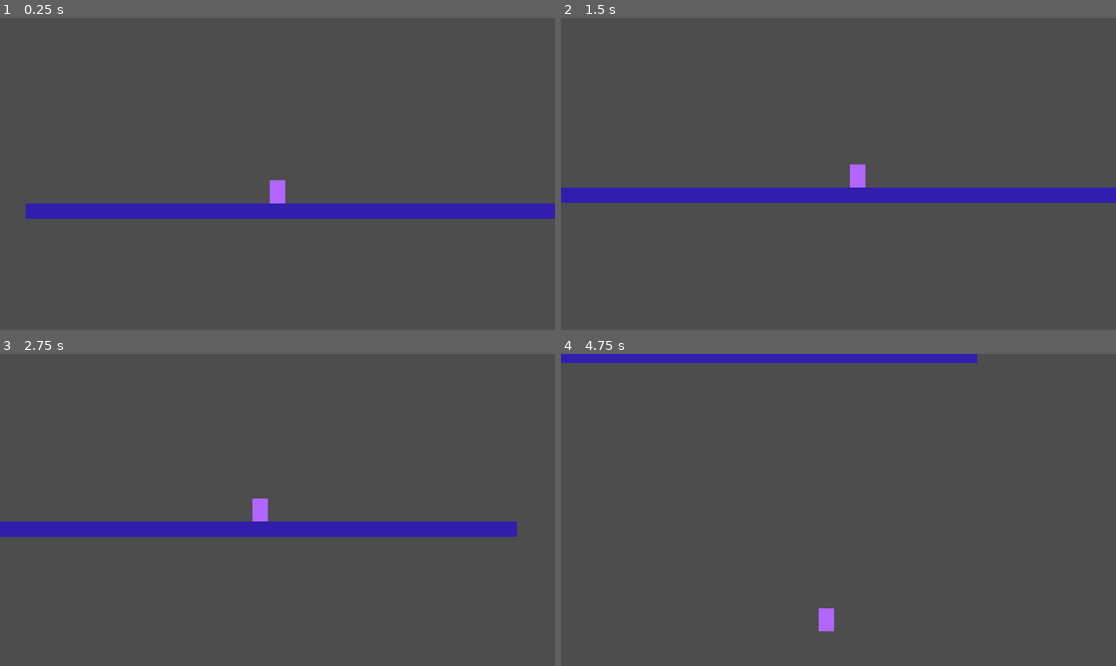
Above: before the commit, frames 1-4 (two rows, left to right).
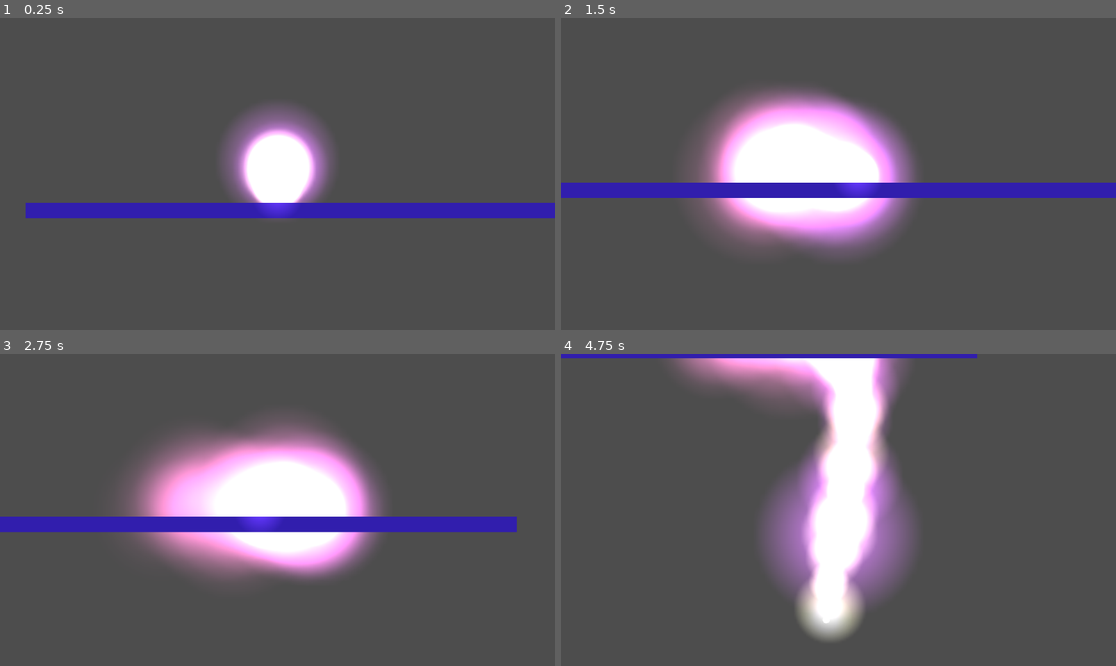
Above: after the commit, the same moments.

Repository: Ito-x/Zell
Game: Godot game, scene res://scenes/world/TestLevel.tscn
Same seed, same stepped clock (60 frames per second), same inputs: the game is played once before the commit and once after it. The project has no main scene, so this scene is started directly.
Inputs:
- Up to frame 1 (0.25 s): no input
- Up to frame 2 (1.5 s): hold D (move_right) from 0.53 s (still down); tap Space (jump) at 0.77 s
- Up to frame 3 (2.75 s): tap Space (jump) at 1.52 s; release D (move_right) at 2.03 s; hold A (move_left) from 2.03 s (still down)
- Up to frame 4 (4.75 s): release A (move_left) at 2.78 s; hold D (move_right) 2.78-4.28 s; tap Space (jump) at 3.02, 3.77, 4.52 s; hold A (move_left) from 4.28 s (still down)

The runs differ from the first frame. In frame 1, 5.6% of the frame differs, in the area x 4-100%, y 28-65%; in frame 2, 18%; in frame 3, 19%; in frame 4, 19%, in the area x 0-75%, y 1-92%.

Commit message:
feat: orbe d'energie Zell (particules + glow) + WorldEnvironment

Diff:
--- a/scenes/player/Player.gd
+++ b/scenes/player/Player.gd
@@ -71,7 +71,7 @@
 	if direction != 0.0:
 		velocity.x = move_toward(velocity.x, direction * SPEED, ACCELERATION * delta)
 		# Retourne le sprite selon la direction du mouvement
-		$Body.scale.x = sign(direction)
+		$ZellVisual.scale.x = sign(direction)
 	else:
 		# Friction : ralentissement progressif jusqu'à l'arrêt
 		velocity.x = move_toward(velocity.x, 0.0, FRICTION * delta)
--- a/scenes/player/Player.tscn
+++ b/scenes/player/Player.tscn
@@ -1,20 +1,99 @@
-[gd_scene load_steps=3 format=3]
+[gd_scene load_steps=12 format=3]
 
 [ext_resource type="Script" path="res://scenes/player/Player.gd" id="1_player"]
 
-[sub_resource type="CapsuleShape2D" id="CapsuleShape2D_player"]
-radius = 16.0
-height = 48.0
+[sub_resource type="CircleShape2D" id="CircleShape2D_player"]
+radius = 14.0
+
+[sub_resource type="Gradient" id="Gradient_soft"]
+offsets = PackedFloat32Array(0.0, 1.0)
+colors = PackedColorArray(1, 1, 1, 1, 1, 1, 1, 0)
+
+[sub_resource type="GradientTexture2D" id="GradientTexture2D_soft"]
+gradient = SubResource("Gradient_soft")
+width = 32
+height = 32
+fill = 1
+fill_from = Vector2(0.5, 0.5)
+fill_to = Vector2(1.0, 0.5)
+
+[sub_resource type="CanvasItemMaterial" id="CanvasItemMaterial_add"]
+blend_mode = 1
+
+[sub_resource type="Gradient" id="Gradient_glow"]
+offsets = PackedFloat32Array(0.0, 0.5, 1.0)
+colors = PackedColorArray(1, 0.97, 0.75, 1, 1, 0.82, 0.35, 0.7, 1, 0.7, 0.2, 0)
+
+[sub_resource type="GradientTexture1D" id="GradientTexture1D_glow"]
+gradient = SubResource("Gradient_glow")
+width = 256
+
+[sub_resource type="ParticleProcessMaterial" id="PPM_glow"]
+emission_shape = 1
+emission_sphere_radius = 7.0
+gravity = Vector3(0, 0, 0)
+initial_velocity_min = 2.0
+initial_velocity_max = 10.0
+orbit_velocity_min = 0.5
+orbit_velocity_max = 1.0
+scale_min = 2.5
+scale_max = 5.5
+color_ramp = SubResource("GradientTexture1D_glow")
+
+[sub_resource type="Gradient" id="Gradient_aura"]
+offsets = PackedFloat32Array(0.0, 0.45, 1.0)
+colors = PackedColorArray(0.78, 0.32, 1.0, 0.85, 1.0, 0.42, 0.78, 0.45, 1.0, 0.42, 0.78, 0)
+
+[sub_resource type="GradientTexture1D" id="GradientTexture1D_aura"]
+gradient = SubResource("Gradient_aura")
+width = 256
+
+[sub_resource type="ParticleProcessMaterial" id="PPM_aura"]
+emission_shape = 1
+emission_sphere_radius = 20.0
+gravity = Vector3(0, 0, 0)
+initial_velocity_min = 0.5
+initial_velocity_max = 4.5
+orbit_velocity_min = 0.12
+orbit_velocity_max = 0.35
+scale_min = 5.0
+scale_max = 12.0
+color_ramp = SubResource("GradientTexture1D_aura")
 
 [node name="Player" type="CharacterBody2D"]
 script = ExtResource("1_player")
 
-[node name="Body" type="Polygon2D" parent="."]
-color = Color(0.7, 0.4, 1, 1)
-polygon = PackedVector2Array(-16, -24, 16, -24, 16, 24, -16, 24)
+[node name="ZellVisual" type="Node2D" parent="."]
+
+[node name="Light" type="PointLight2D" parent="ZellVisual"]
+texture = SubResource("GradientTexture2D_soft")
+color = Color(1.0, 0.82, 0.45, 1)
+energy = 1.3
+texture_scale = 3.5
+
+[node name="Core" type="Polygon2D" parent="ZellVisual"]
+material = SubResource("CanvasItemMaterial_add")
+color = Color(1, 0.97, 0.88, 1)
+polygon = PackedVector2Array(8, 0, 5.657, 5.657, 0, 8, -5.657, 5.657, -8, 0, -5.657, -5.657, 0, -8, 5.657, -5.657)
+
+[node name="Glow" type="GPUParticles2D" parent="ZellVisual"]
+material = SubResource("CanvasItemMaterial_add")
+amount = 32
+lifetime = 1.2
+randomness = 0.4
+process_material = SubResource("PPM_glow")
+texture = SubResource("GradientTexture2D_soft")
+
+[node name="Aura" type="GPUParticles2D" parent="ZellVisual"]
+material = SubResource("CanvasItemMaterial_add")
+amount = 24
+lifetime = 2.4
+randomness = 0.6
+process_material = SubResource("PPM_aura")
+texture = SubResource("GradientTexture2D_soft")
 
 [node name="CollisionShape2D" type="CollisionShape2D" parent="."]
-shape = SubResource("CapsuleShape2D_player")
+shape = SubResource("CircleShape2D_player")
 
 [node name="Camera2D" type="Camera2D" parent="."]
 position_smoothing_enabled = true
--- a/scenes/world/TestLevel.tscn
+++ b/scenes/world/TestLevel.tscn
@@ -4,6 +4,25 @@
 
 [sub_resource type="RectangleShape2D" id="RectangleShape2D_floor"]
 size = Vector2(800, 32)
+
+[sub_resource type="Environment" id="Environment_zell"]
+background_mode = 1
+background_color = Color(0.04, 0.02, 0.07, 1)
+glow_enabled = true
+glow_intensity = 0.8
+glow_strength = 1.2
+glow_bloom = 0.4
+glow_blend_mode = 2
+glow_hdr_luminance_cap = 12.0
+glow_hdr_threshold = 0.5
+glow_hdr_scale = 2.0
+glow_levels/1 = 0.1
+glow_levels/2 = 0.8
+glow_levels/3 = 0.4
+glow_levels/4 = 0.0
+glow_levels/5 = 0.0
+glow_levels/6 = 0.0
+glow_levels/7 = 0.0
 
 [node name="TestLevel" type="Node2D" unique_id=272153411]
 
@@ -23,3 +42,6 @@
 scale = Vector2(1.58875, 1)
 color = Color(0.1937263, 0.1192298, 0.67973316, 1)
 polygon = PackedVector2Array(-400, -16, -55.386505, -16, 400, -16, 400, 16, -400, 16)
+
+[node name="WorldEnvironment" type="WorldEnvironment" parent="."]
+environment = SubResource("Environment_zell")
